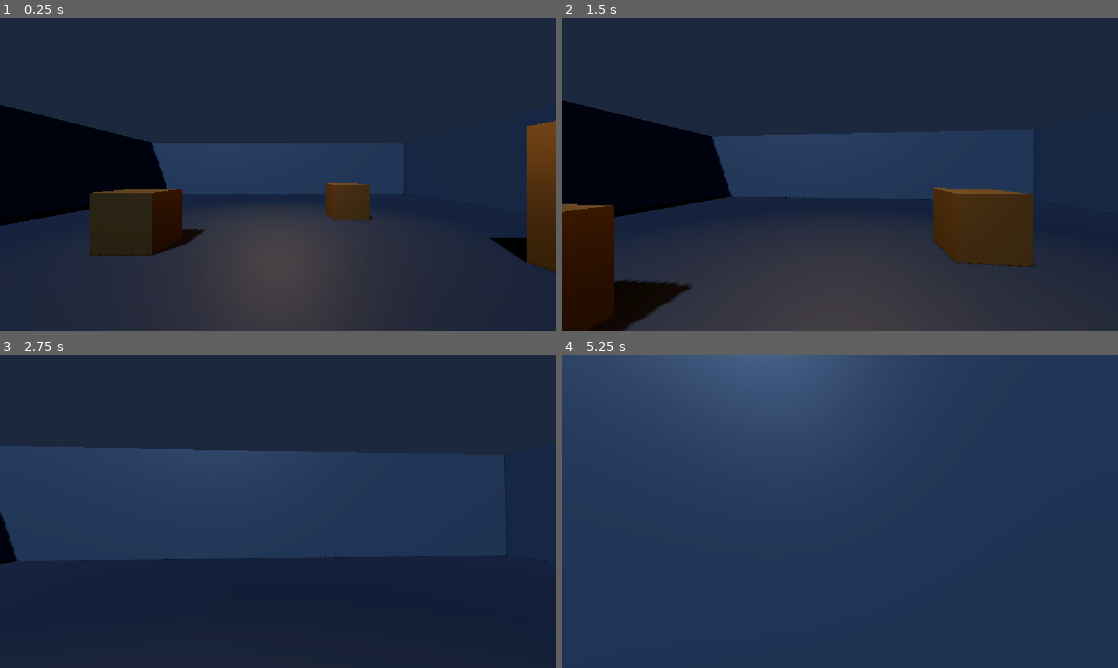
Above: before the commit, frames 1-4 (two rows, left to right).
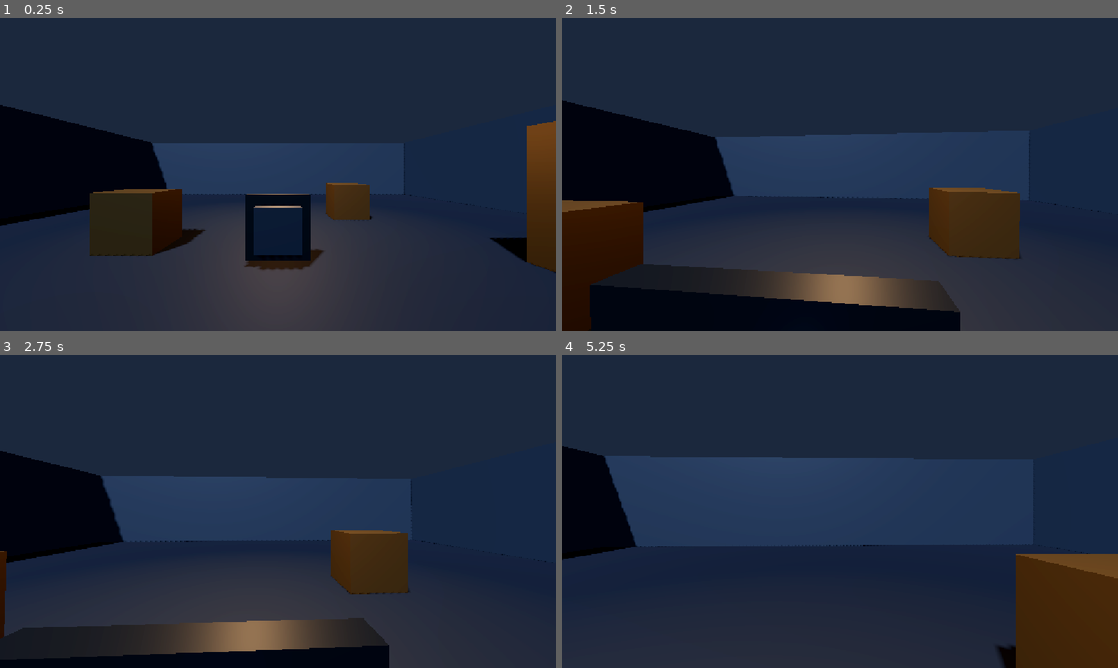
Above: after the commit, the same moments.

Repository: marvlock/MARA
Game: Godot game, scene res://scenes/levels/movement_test.tscn
The game is run twice, just before and just after one commit, with the same random seed, the same clock (stepped at 60 frames per second) and the same inputs.
Inputs (mouse positions are in pixels of both pictures, inside the frame that each line leads up to):
- Up to frame 1 (0.25 s): no input
- Up to frame 2 (1.5 s): tap Enter at 0.5 s; move the mouse to (867, 174) at 0.52 s; hold E (interact) 0.53-1.28 s; hold W (move_forward) from 0.53 s (still down); move the mouse to (812, 174) at 1.27 s; tap Ctrl (crouch) at 1.35 s
- Up to frame 3 (2.75 s): keep holding W (move_forward); tap E (interact) at 1.55 s; move the mouse to (289, 505) at 2.02 s; hold E (interact) from 2.03 s (still down)
- Up to frame 4 (5.25 s): keep holding W (move_forward); move the mouse to (834, 517) at 2.77 s; release E (interact) at 2.78 s; tap Shift (sprint) at 2.85 s; tap E (interact) at 3.05, 4.55 s; move the mouse to (878, 514) at 3.52 s; hold E (interact) 3.53-4.28 s; move the mouse to (795, 508) at 4.27 s; tap Ctrl (crouch) at 4.35 s; move the mouse to (845, 511) at 5.02 s; hold E (interact) from 5.03 s (still down)

The runs differ from the first frame. In frame 1, 2.9% of the frame differs, in the area x 43-59%, y 56-81%; in frame 2, 13%; in frame 3, 31%; in frame 4, 66%, in the area x 0-100%, y 0-100%.

Commit message:
feat: add reusable first-person interaction prototype

Diff:
--- a/scenes/characters/player.tscn
+++ b/scenes/characters/player.tscn
@@ -1,6 +1,8 @@
-[gd_scene load_steps=3 format=3]
+[gd_scene load_steps=5 format=3]
 
 [ext_resource type="Script" path="res://scripts/characters/player_controller.gd" id="1_script"]
+[ext_resource type="Script" path="res://scripts/interactions/interaction_system.gd" id="2_interaction_script"]
+[ext_resource type="PackedScene" path="res://scenes/ui/interaction_prompt.tscn" id="3_prompt"]
 
 [sub_resource type="CapsuleShape3D" id="CapsuleShape3D_player"]
 radius = 0.35
@@ -21,7 +23,14 @@
 
 [node name="InteractionRay" type="RayCast3D" parent="Head/Camera3D"]
 target_position = Vector3(0, 0, -3)
-enabled = false
+enabled = true
+
+[node name="InteractionSystem" type="Node" parent="."]
+script = ExtResource("2_interaction_script")
+raycast_path = NodePath("../Head/Camera3D/InteractionRay")
+prompt_path = NodePath("../InteractionPrompt")
+
+[node name="InteractionPrompt" parent="." instance=ExtResource("3_prompt")]
 
 [node name="Flashlight" type="SpotLight3D" parent="Head/Camera3D"]
 visible = false
--- a/scenes/levels/movement_test.tscn
+++ b/scenes/levels/movement_test.tscn
@@ -1,6 +1,7 @@
-[gd_scene load_steps=14 format=3]
+[gd_scene load_steps=15 format=3]
 
 [ext_resource type="PackedScene" path="res://scenes/characters/player.tscn" id="1_player"]
+[ext_resource type="PackedScene" path="res://scenes/props/test_interaction_button.tscn" id="2_interaction_button"]
 
 [sub_resource type="Environment" id="Environment_test"]
 background_mode = 1
@@ -70,6 +71,9 @@
 
 [node name="Player" parent="." instance=ExtResource("1_player")]
 position = Vector3(0, 0.01, 6)
+
+[node name="TestInteractionButton" parent="." instance=ExtResource("2_interaction_button")]
+position = Vector3(0, 0, 2.5)
 
 [node name="Floor" type="StaticBody3D" parent="."]
 position = Vector3(0, -0.5, 0)
--- /dev/null
+++ b/scenes/props/test_interaction_button.tscn
@@ -0,0 +1,44 @@
+[gd_scene load_steps=6 format=3]
+
+[ext_resource type="Script" path="res://scripts/interactions/test_interaction_button.gd" id="1_button_script"]
+[ext_resource type="Script" path="res://scripts/interactions/interactable.gd" id="2_interactable_script"]
+
+[sub_resource type="BoxMesh" id="BoxMesh_button"]
+size = Vector3(0.75, 0.75, 0.3)
+
+[sub_resource type="BoxShape3D" id="BoxShape_button"]
+size = Vector3(0.75, 0.75, 0.3)
+
+[sub_resource type="BoxMesh" id="BoxMesh_mount"]
+size = Vector3(1.1, 1.1, 0.15)
+
+[sub_resource type="StandardMaterial3D" id="Material_mount"]
+albedo_color = Color(0.12, 0.15, 0.17, 1)
+metallic = 0.65
+roughness = 0.48
+
+[node name="TestInteractionButton" type="StaticBody3D"]
+script = ExtResource("1_button_script")
+
+[node name="Mount" type="MeshInstance3D" parent="."]
+position = Vector3(0, 0.65, 0)
+mesh = SubResource("BoxMesh_mount")
+material_override = SubResource("Material_mount")
+
+[node name="ButtonMesh" type="MeshInstance3D" parent="."]
+position = Vector3(0, 0.65, 0.12)
+mesh = SubResource("BoxMesh_button")
+
+[node name="CollisionShape3D" type="CollisionShape3D" parent="."]
+position = Vector3(0, 0.65, 0.12)
+shape = SubResource("BoxShape_button")
+
+[node name="IndicatorLight" type="OmniLight3D" parent="."]
+position = Vector3(0, 0.65, 0.25)
+light_color = Color(0.18, 0.22, 0.25, 1)
+light_energy = 0.25
+omni_range = 2.0
+
+[node name="Interactable" type="Node" parent="."]
+script = ExtResource("2_interactable_script")
+interaction_text = "Interact"
--- /dev/null
+++ b/scenes/ui/interaction_prompt.tscn
@@ -0,0 +1,48 @@
+[gd_scene load_steps=3 format=3]
+
+[ext_resource type="Script" path="res://scripts/ui/interaction_prompt.gd" id="1_script"]
+
+[sub_resource type="StyleBoxFlat" id="StyleBox_prompt"]
+bg_color = Color(0.025, 0.04, 0.055, 0.9)
+border_width_left = 1
+border_width_top = 1
+border_width_right = 1
+border_width_bottom = 1
+border_color = Color(0.45, 0.72, 0.78, 0.8)
+corner_radius_top_left = 3
+corner_radius_top_right = 3
+corner_radius_bottom_right = 3
+corner_radius_bottom_left = 3
+content_margin_left = 12.0
+content_margin_top = 6.0
+content_margin_right = 12.0
+content_margin_bottom = 6.0
+
+[node name="InteractionPrompt" type="CanvasLayer"]
+layer = 2
+script = ExtResource("1_script")
+
+[node name="Prompt" type="CenterContainer" parent="."]
+anchors_preset = 15
+anchor_left = 0.5
+anchor_top = 1.0
+anchor_right = 0.5
+anchor_bottom = 1.0
+offset_left = -150.0
+offset_top = -78.0
+offset_right = 150.0
+offset_bottom = -38.0
+grow_horizontal = 2
+grow_vertical = 0
+
+[node name="Panel" type="PanelContainer" parent="Prompt"]
+layout_mode = 2
+theme_override_styles/panel = SubResource("StyleBox_prompt")
+
+[node name="Label" type="Label" parent="Prompt/Panel"]
+layout_mode = 2
+theme_override_colors/font_color = Color(0.82, 0.95, 0.98, 1)
+theme_override_font_sizes/font_size = 16
+text = "E - Interact"
+horizontal_alignment = 1
+vertical_alignment = 1
--- /dev/null
+++ b/scripts/interactions/interactable.gd
@@ -0,0 +1,18 @@
+class_name Interactable
+extends Node
+
+## Reusable component for any object that can be targeted by InteractionSystem.
+## Add this as a child of the object's collision node, then connect `interacted`
+## from the owning scene to provide its behavior.
+
+signal interacted(player: Node)
+
+@export var interaction_text: String = "Interact"
+
+
+func get_interaction_text() -> String:
+	return interaction_text
+
+
+func interact(player: Node) -> void:
+	interacted.emit(player)
--- /dev/null
+++ b/scripts/interactions/interaction_system.gd
@@ -0,0 +1,67 @@
+class_name InteractionSystem
+extends Node
+
+## Detects Interactable components with a camera-mounted raycast and routes the
+## configured input action to the selected component.
+
+@export var raycast_path: NodePath
+@export var prompt_path: NodePath
+
+var current_interactable: Interactable
+
+@onready var raycast: RayCast3D = get_node_or_null(raycast_path) as RayCast3D
+@onready var prompt: InteractionPrompt = get_node_or_null(prompt_path) as InteractionPrompt
+
+
+func _ready() -> void:
+	if raycast == null:
+		push_error("InteractionSystem requires a RayCast3D assigned through raycast_path.")
+		set_physics_process(false)
+		return
+
+	if prompt == null:
+		push_error("InteractionSystem requires an InteractionPrompt assigned through prompt_path.")
+		return
+
+	prompt.hide_prompt()
+
+
+func _physics_process(_delta: float) -> void:
+	if raycast == null or prompt == null:
+		return
+
+	raycast.force_raycast_update()
+	_set_current_interactable(_find_interactable(raycast.get_collider()))
+
+
+func _unhandled_input(event: InputEvent) -> void:
+	if event.is_action_pressed("interact") and current_interactable != null:
+		current_interactable.interact(get_parent())
+		get_viewport().set_input_as_handled()
+
+
+func _set_current_interactable(next_interactable: Interactable) -> void:
+	if current_interactable == next_interactable:
+		return
+
+	current_interactable = next_interactable
+	if current_interactable == null:
+		prompt.hide_prompt()
+		return
+
+	prompt.show_prompt(current_interactable.get_interaction_text())
+
+
+func _find_interactable(collider: Object) -> Interactable:
+	var node := collider as Node
+	while node != null:
+		if node is Interactable:
+			return node as Interactable
+
+		var component := node.get_node_or_null("Interactable") as Interactable
+		if component != null:
+			return component
+
+		node = node.get_parent()
+
+	return null
--- /dev/null
+++ b/scripts/interactions/test_interaction_button.gd
@@ -0,0 +1,36 @@
+extends StaticBody3D
+
+## Movement-test-only consumer of Interactable. Future props can replace this
+## script while retaining the same Interactable child component.
+
+@export var inactive_color := Color(0.18, 0.22, 0.25, 1.0)
+@export var active_color := Color(0.22, 0.8, 0.62, 1.0)
+
+@onready var interactable: Interactable = $Interactable
+@onready var button_mesh: MeshInstance3D = $ButtonMesh
+@onready var indicator_light: OmniLight3D = $IndicatorLight
+
+var is_active := false
+
+
+func _ready() -> void:
+	interactable.interacted.connect(_on_interacted)
+	_update_visual_state()
+
+
+func _on_interacted(_player: Node) -> void:
+	is_active = not is_active
+	_update_visual_state()
+
+
+func _update_visual_state() -> void:
+	var material := StandardMaterial3D.new()
+	var color := active_color if is_active else inactive_color
+	material.albedo_color = color
+	material.metallic = 0.5
+	material.roughness = 0.45
+	material.emission_enabled = is_active
+	material.emission = color
+	button_mesh.material_override = material
+	indicator_light.light_color = color
+	indicator_light.light_energy = 2.0 if is_active else 0.25
--- /dev/null
+++ b/scripts/ui/interaction_prompt.gd
@@ -0,0 +1,13 @@
+class_name InteractionPrompt
+extends CanvasLayer
+
+@onready var label: Label = $Prompt/Panel/Label
+
+
+func show_prompt(interaction_text: String) -> void:
+	label.text = "E - %s" % interaction_text
+	$Prompt.show()
+
+
+func hide_prompt() -> void:
+	$Prompt.hide()
Not shown, added: scripts/interactions/interactable.gd.uid
Not shown, added: scripts/interactions/interaction_system.gd.uid
Not shown, added: scripts/interactions/test_interaction_button.gd.uid
Not shown, added: scripts/ui/interaction_prompt.gd.uid
